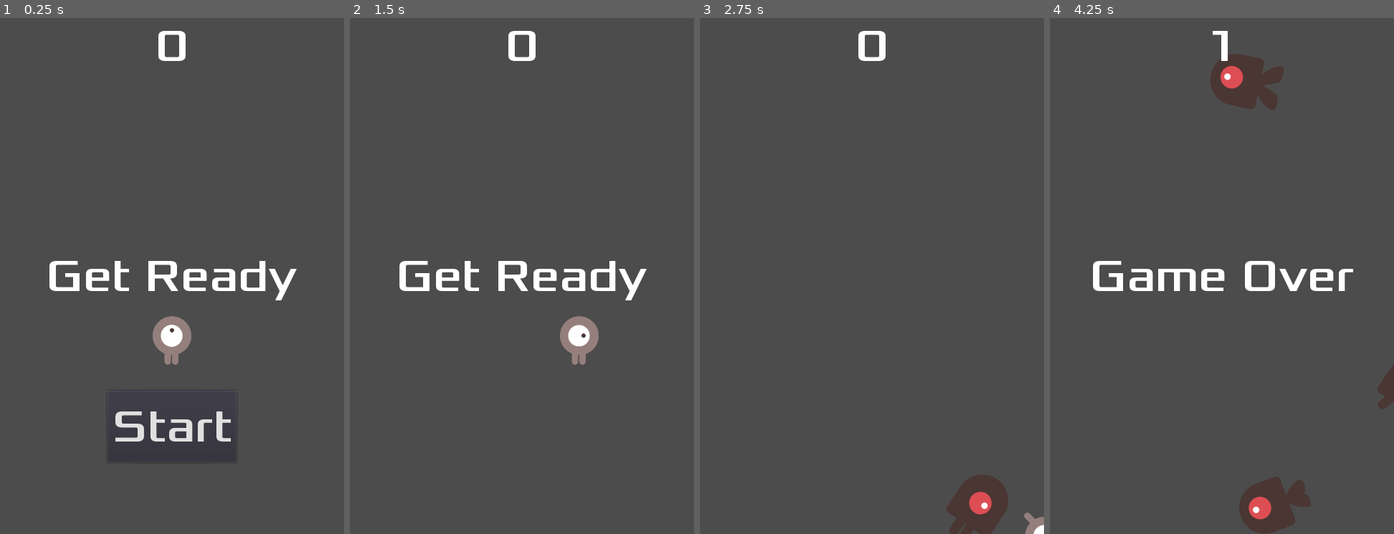
Above: before the commit, frames 1-4 (left to right).
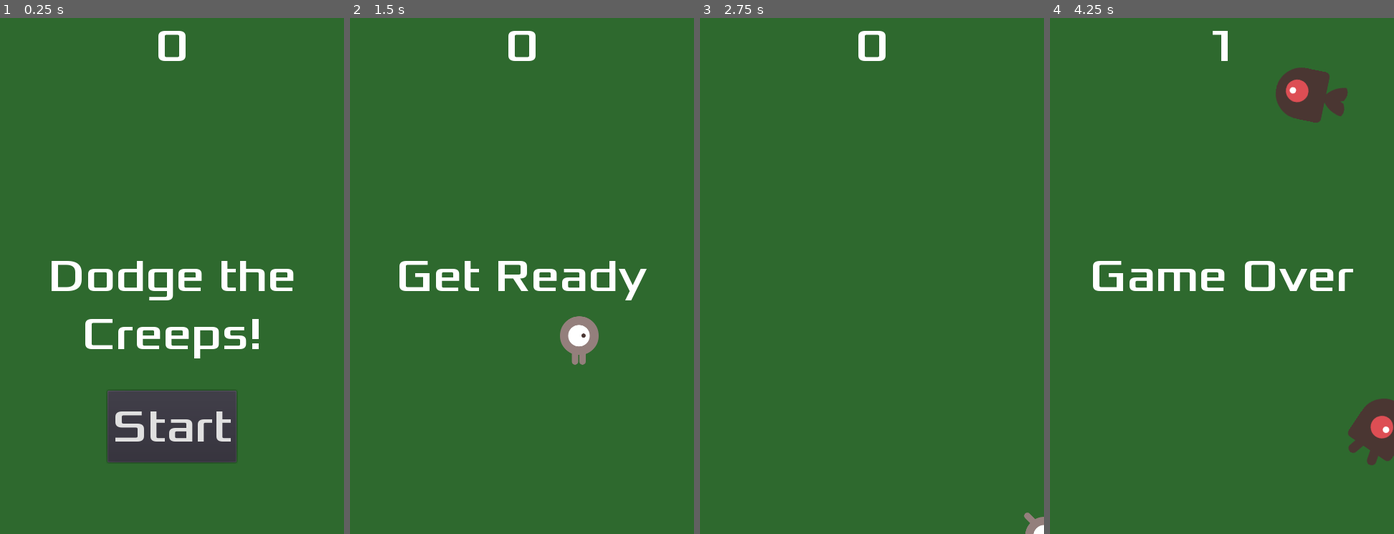
Above: after the commit, the same moments.

Repository: Grekz/grekz-games
Game: Godot game, scene res://Main.tscn
Two runs of this game, one before a commit and one after it. Both use one fixed random seed, a clock stepped at 60 frames per second and the inputs below.
Inputs:
- Up to frame 1 (0.25 s): no input
- Up to frame 2 (1.5 s): click "Start" at 0.5 s; tap Enter (start_game, bound only after the commit) at 1.25, 1.35 s; hold Right (move_right) from 1.28 s (still down)
- Up to frame 3 (2.75 s): release Right (move_right) at 2.03 s; hold Down (move_down) from 2.03 s (still down); tap Enter (start_game, bound only after the commit) at 2.1 s
- Up to frame 4 (4.25 s): release Down (move_down) at 2.78 s; hold Right (move_right) 2.78-3.53 s; tap Enter (start_game, bound only after the commit) at 2.85, 3.6 s; hold Up (move_up) from 3.53 s (still down)

The runs differ from the first frame. In frame 1, 93% of the frame differs, in the area x 0-100%, y 0-100%; in frame 2, 97%; in frame 3, 100%; in frame 4, 98%.

Commit message:
Godot tutorial game - Finished

Diff:
--- a/Snakey/HUD.tscn
+++ b/Snakey/HUD.tscn
@@ -6,6 +6,12 @@
 [sub_resource type="DynamicFont" id=1]
 size = 64
 font_data = ExtResource( 2 )
+
+[sub_resource type="InputEventAction" id=2]
+action = "start_game"
+
+[sub_resource type="ShortCut" id=3]
+shortcut = SubResource( 2 )
 
 [node name="HUD" type="CanvasLayer"]
 script = ExtResource( 1 )
@@ -38,6 +44,7 @@
 margin_right = 90.0
 margin_bottom = -100.0
 custom_fonts/font = SubResource( 1 )
+shortcut = SubResource( 3 )
 text = "Start"
 
 [node name="MessageTimer" type="Timer" parent="."]
--- a/Snakey/Main.gd
+++ b/Snakey/Main.gd
@@ -5,15 +5,17 @@
 
 func _ready():
 	randomize()
-	new_game()
 
 func game_over():
+	$Music.stop()
+	$DeathSound.play()
 	$ScoreTimer.stop()
 	$MobTimer.stop()
 	$HUD.show_game_over()
 
 
 func new_game():
+	$Music.play()
 	score = 0
 	$Player.start($StartPosition.position)
 	$StartTimer.start()
--- a/Snakey/Main.tscn
+++ b/Snakey/Main.tscn
@@ -1,9 +1,11 @@
-[gd_scene load_steps=6 format=2]
+[gd_scene load_steps=8 format=2]
 
 [ext_resource path="res://Player.tscn" type="PackedScene" id=1]
 [ext_resource path="res://Main.gd" type="Script" id=2]
 [ext_resource path="res://Mob.tscn" type="PackedScene" id=3]
 [ext_resource path="res://HUD.tscn" type="PackedScene" id=4]
+[ext_resource path="res://art/gameover.wav" type="AudioStream" id=5]
+[ext_resource path="res://art/House In a Forest Loop.ogg" type="AudioStream" id=6]
 
 [sub_resource type="Curve2D" id=1]
 _data = {
@@ -13,6 +15,11 @@
 [node name="Main" type="Node"]
 script = ExtResource( 2 )
 mob_scene = ExtResource( 3 )
+
+[node name="ColorRect" type="ColorRect" parent="."]
+anchor_right = 1.0
+anchor_bottom = 1.0
+color = Color( 0.0666667, 0.533333, 0.0666667, 0.494118 )
 
 [node name="Player" parent="." instance=ExtResource( 1 )]
 
@@ -36,7 +43,14 @@
 
 [node name="HUD" parent="." instance=ExtResource( 4 )]
 
+[node name="Music" type="AudioStreamPlayer2D" parent="."]
+stream = ExtResource( 6 )
+
+[node name="DeathSound" type="AudioStreamPlayer2D" parent="."]
+stream = ExtResource( 5 )
+
 [connection signal="hit" from="Player" to="." method="game_over"]
 [connection signal="timeout" from="MobTimer" to="." method="_on_MobTimer_timeout"]
 [connection signal="timeout" from="ScoreTimer" to="." method="_on_ScoreTimer_timeout"]
 [connection signal="timeout" from="StartTimer" to="." method="_on_StartTimer_timeout"]
+[connection signal="start_game" from="HUD" to="." method="new_game"]
--- a/Snakey/project.godot
+++ b/Snakey/project.godot
@@ -49,6 +49,11 @@
 "events": [ Object(InputEventKey,"resource_local_to_scene":false,"resource_name":"","device":0,"alt":false,"shift":false,"control":false,"meta":false,"command":false,"pressed":false,"scancode":0,"physical_scancode":16777232,"unicode":0,"echo":false,"script":null)
  ]
 }
+start_game={
+"deadzone": 0.5,
+"events": [ Object(InputEventKey,"resource_local_to_scene":false,"resource_name":"","device":0,"alt":false,"shift":false,"control":false,"meta":false,"command":false,"pressed":false,"scancode":16777221,"physical_scancode":0,"unicode":0,"echo":false,"script":null)
+ ]
+}
 
 [physics]
 
Not shown: 1 places in Snakey/HUD.tscn that only renumber resources
